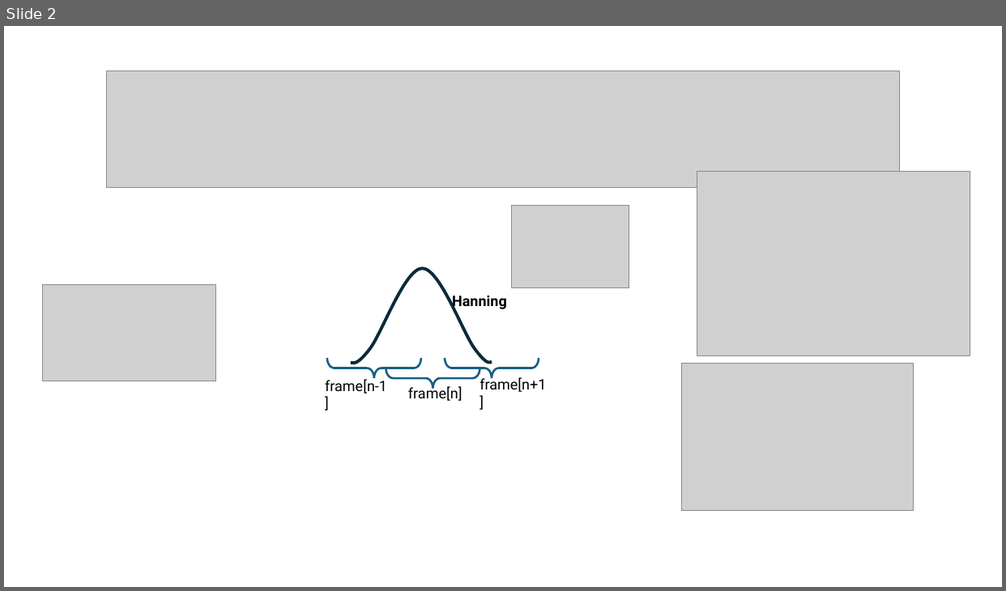
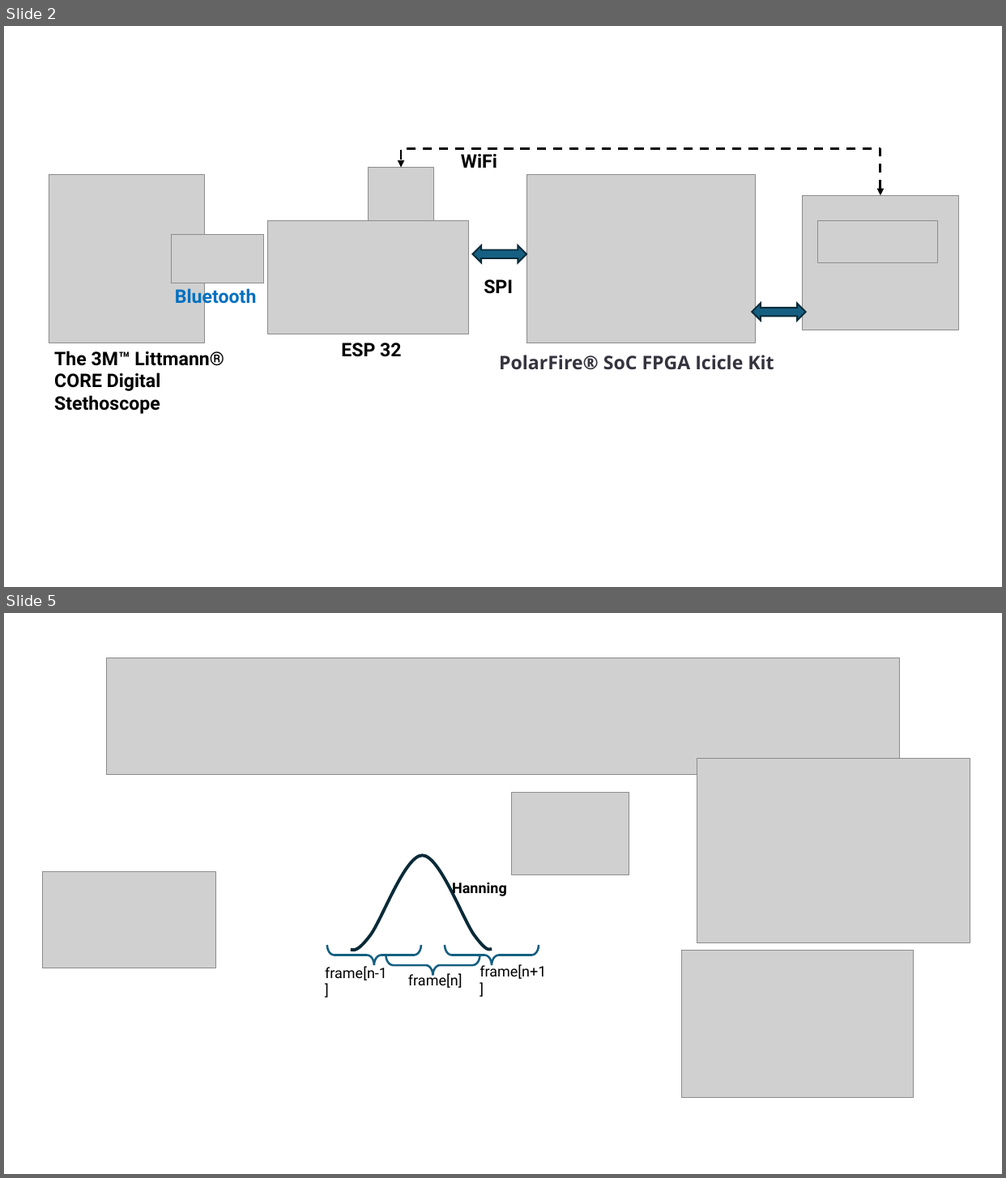
Before and after one commit to mixignal/VLSID25-DesignContest-KWS, a slide deck: figs/drawings.pptx. Shown one above the other, each under a label of ours: slide 2 before the commit, slides 2 and 5 after it; the slides between them are not shown. The pictures are 1006x591 and 1006x1178 pixels, drawn with LibreOffice and Linux fonts; fonts in the diff are those of the drawing; grey boxes stand for pictures. Boxes give left, top, right and bottom in pixels: in the first picture for what was removed or moved away, otherwise in the second. Text is boxed around its words. In the diff, an @@ line names an element or a change of style, - is before the commit and + after.

```diff
--- a/figs/drawings.pptx
+++ b/figs/drawings.pptx
@@ slide 2 added at [4, 26, 1002, 587], background #FFFFFF @@
@@ group added at [49, 149, 959, 414]: 7 pictures, 6 texts, 2 up down arrows, 1 elbow double arrow @@
+The 3M™ Littmann® CORE Digital Stethoscope
+Bluetooth
+ESP 32
+SPI
+WiFi
+PolarFire® SoC FPGA Icicle Kit
@@ what was slide 2 is now slide 5 @@
```
Also in this commit, not shown: 2 other slides added, 1 other file.
